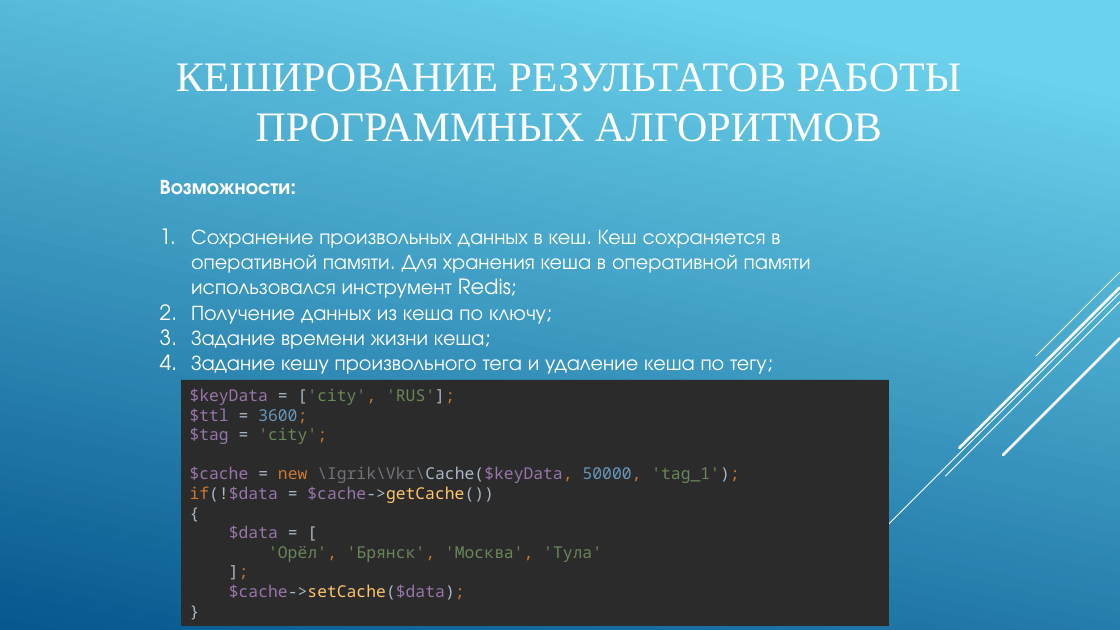
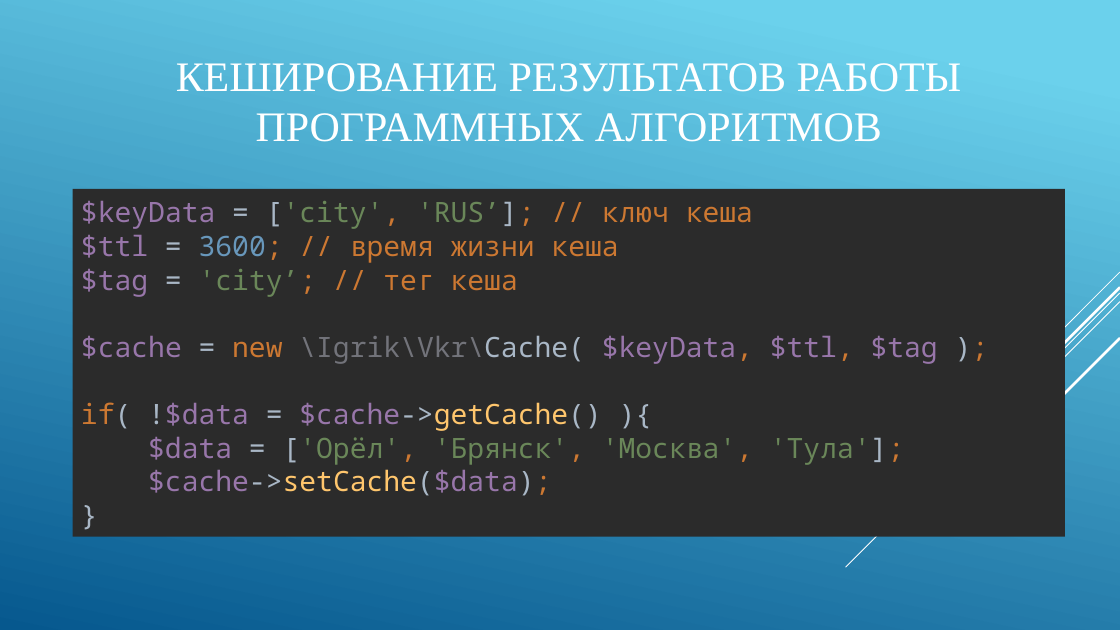
Before and after one commit to IgorTyutyunov/-, a slide deck: slide 7 of ВКР_5.pptx (slide 10 before the commit). Drawn at 1120x630 pixels with LibreOffice and Linux fonts; fonts in the diff are those of the drawing. Boxes give left, top, right and bottom in pixels: in the first picture for what was removed or moved away, otherwise in the second. Text is boxed around its words. In the diff, an @@ line names an element or a change of style, - is before the commit and + after.

```diff
--- a/ВКР_5.pptx
+++ b/ВКР_5.pptx
@@ rectangle "$keyData = ['city', 'RUS’]; // ...": place and size @@
-rectangle "$keyData = ['city', 'RUS’]; // ..." at (181,380,890,626)
+rectangle "$keyData = ['city', 'RUS’]; // ..." at (72,189,1065,537)
@@ text in rectangle at (81,201,938,496): text changed; size 14 to 24 pt @@
-$keyData = ['city', 'RUS'];
-$ttl = 3600;
-$tag = 'city';
-$cache = new \Igrik\Vkr\Cache($keyData, 50000, 'tag_1');
-if(!$data = $cache->getCache())
-{
-$data = [
-'Орёл', 'Брянск', 'Москва', 'Тула'
-];
-$cache->setCache($data);
-}
+$keyData = ['city', 'RUS’]; // ключ кеша
+$ttl = 3600; // время жизни кеша
+$tag = 'city’; // тег кеша
+$cache = new \Igrik\Vkr\Cache( $keyData, $ttl, $tag );
+if( !$data = $cache->getCache() ){
+$data = ['Орёл', 'Брянск', 'Москва', 'Тула'];
+$cache->setCache($data);
+}
@@ text removed at (160,180,811,374) @@
-Возможности:
-1. Сохранение произвольных данных в кеш. Кеш сохраняется в оперативной памяти. Для хранения кеша в оперативной памяти использовался инструмент Redis;
-2. Получение данных из кеша по ключу;
-3. Задание времени жизни кеша;
-4. Задание кешу произвольного тега и удаление кеша по тегу;
```
Also in this commit, not shown: 3 other slides changed, 3 slides added, 9 slides removed.
